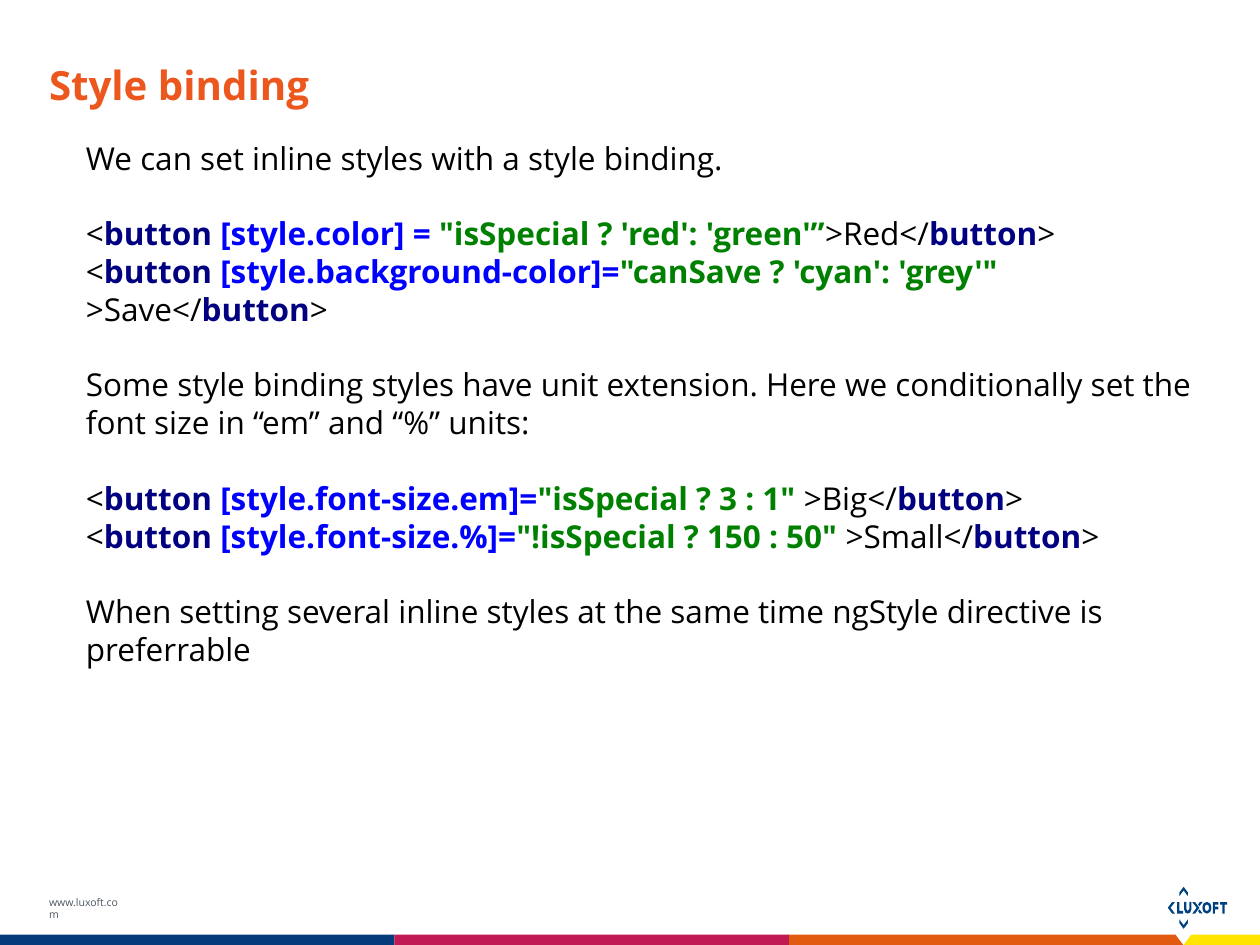
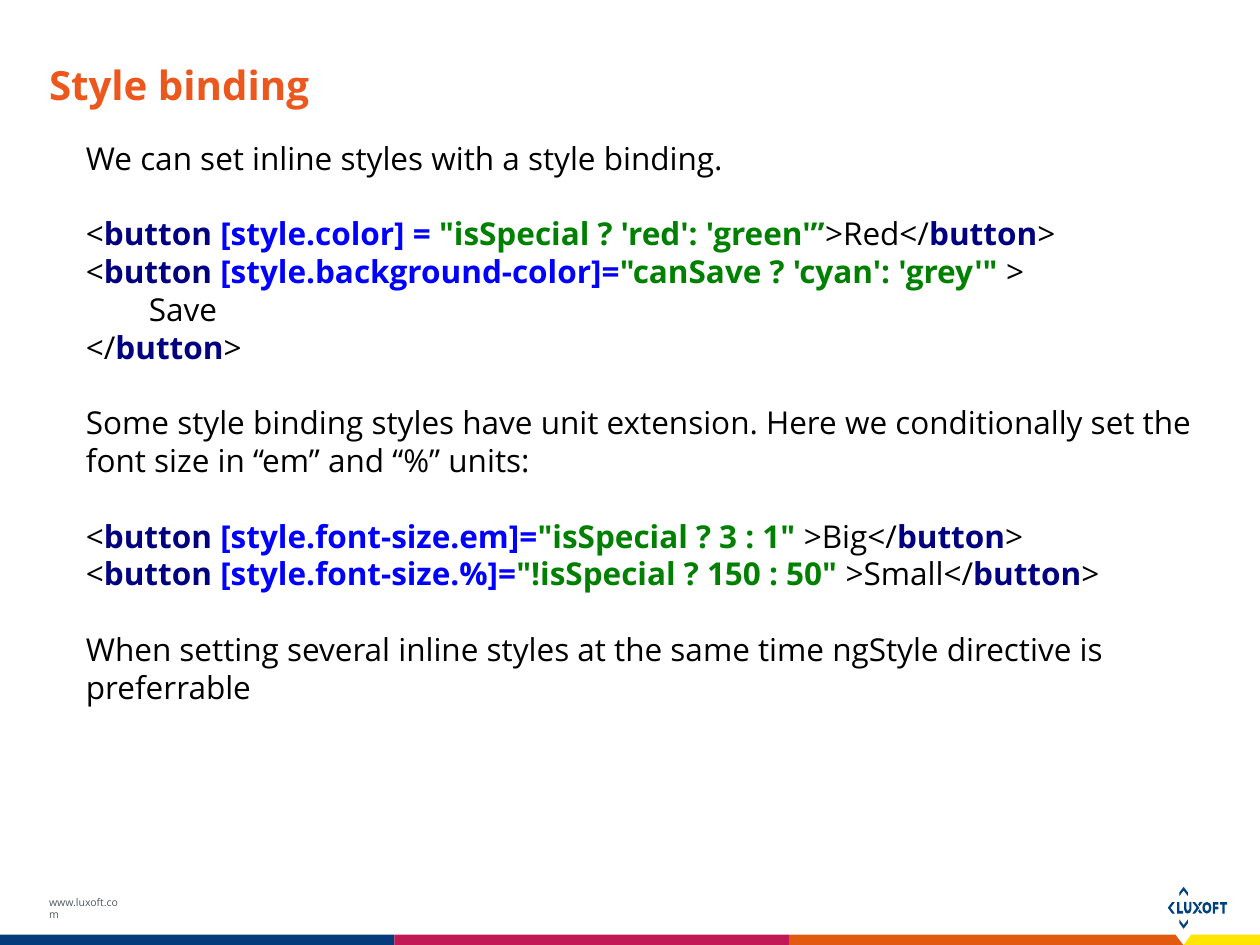
Before and after one commit to Dmdv/A2Course, a slide deck: slide 24 of Docs/angular2_components.pptx (slide 26 before the commit). Drawn at 1260x945 pixels with LibreOffice and Linux fonts; fonts in the diff are those of the drawing. Boxes give left, top, right and bottom in pixels: in the first picture for what was removed or moved away, otherwise in the second. Text is boxed around its words. In the diff, an @@ line names an element or a change of style, - is before the commit and + after.

```diff
--- a/Docs/angular2_components.pptx
+++ b/Docs/angular2_components.pptx
@@ text at <box>86,221,1055,360</box>: text changed @@
-<button [style.color] = "isSpecial ? 'red': 'green'”>Red</button>
-<button [style.background-color]="canSave ? 'cyan': 'grey'" >Save</button>
+<button [style.color] = "isSpecial ? 'red': 'green'”>Red</button>
+<button [style.background-color]="canSave ? 'cyan': 'grey'" >
+Save
+</button>
```
Also in this commit, not shown: 8 other slides changed, 2 slides removed, 3 other files.
